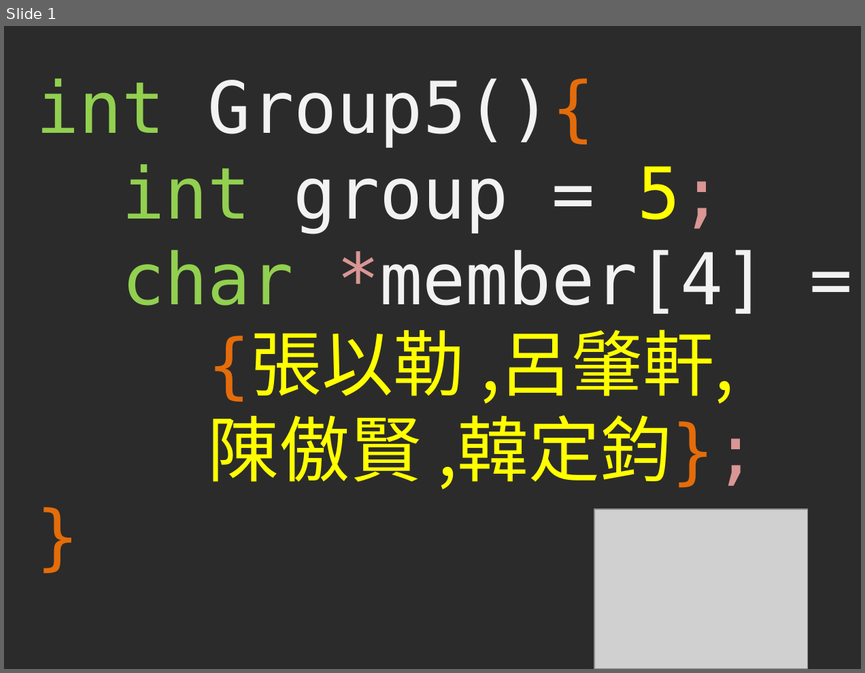
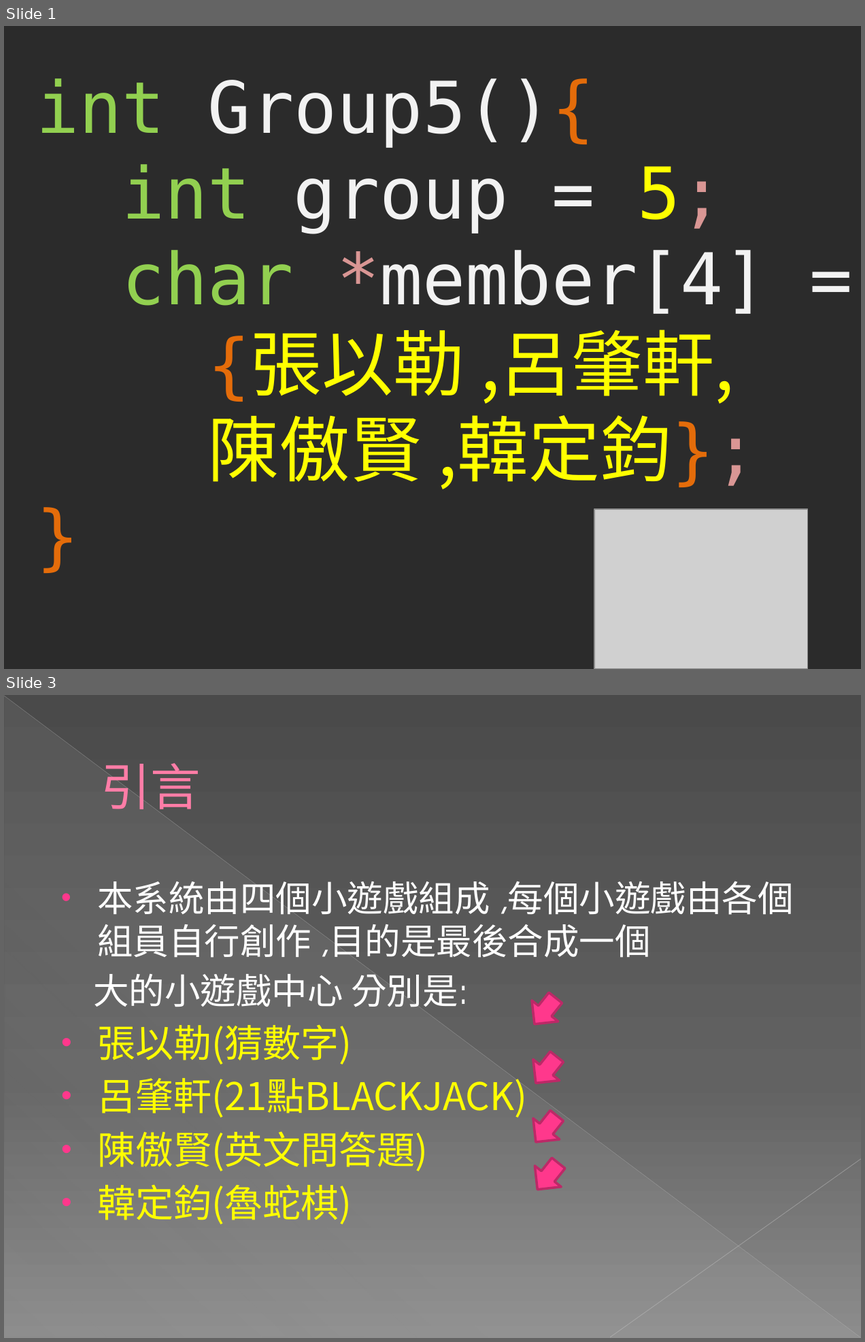
Before and after one commit to hihison/Group5_Project, a slide deck: 001.pptx. Shown one above the other, each under a label of ours: slide 1 before the commit, slides 1 and 3 after it; the slides between them are not shown. The pictures are 865x673 and 865x1342 pixels, drawn with LibreOffice and Linux fonts; fonts in the diff are those of the drawing; grey boxes stand for pictures; background and template pictures are left out; a plain dark background stands for a picture behind light text. Boxes give left, top, right and bottom in pixels: in the first picture for what was removed or moved away, otherwise in the second. Text is boxed around its words. In the diff, an @@ line names an element or a change of style, - is before the commit and + after.

```diff
--- a/001.pptx
+++ b/001.pptx
@@ slide 3 added at bbox=[4, 695, 861, 1338], background gradient #4A4A4A to #626262 to #8C8C8C @@
@@ line added from (4, 696) to (860, 1337), #BFBFBF 0.39 pt @@
@@ right triangle added at bbox=[5, 697, 860, 1338], fill gradient #D2D2D2 @@
@@ title added at bbox=[101, 763, 201, 809], 42 pt, text #FF7DA7 @@
+引言
@@ text added at bbox=[93, 881, 793, 1224], 30 pt, text #FFFFFF @@
+• 本系統由四個小遊戲組成 ,每個小遊戲由各個組員自行創作 ,目的是最後合成一個
+大的小遊戲中心 分別是:
+• 張以勒(猜數字)
+• 呂肇軒(21點BLACKJACK)
+• 陳傲賢(英文問答題)
+• 韓定鈞(魯蛇棋)
@@ down arrow added at bbox=[521, 987, 568, 1034], fill #FF388C, outline #BD2968 2 pt @@
@@ down arrow added at bbox=[522, 1047, 569, 1093], fill #FF388C, outline #BD2968 2 pt @@
@@ down arrow added at bbox=[522, 1104, 569, 1151], fill #FF388C, outline #BD2968 2 pt @@
@@ down arrow added at bbox=[524, 1153, 571, 1200], fill #FF388C, outline #BD2968 2 pt @@
@@ line added from (861, 1159) to (610, 1337), #C6C6C6 0.47 pt @@
```
Also in this commit, not shown: 4 slides changed, 5 other slides added, 5 slides removed.
